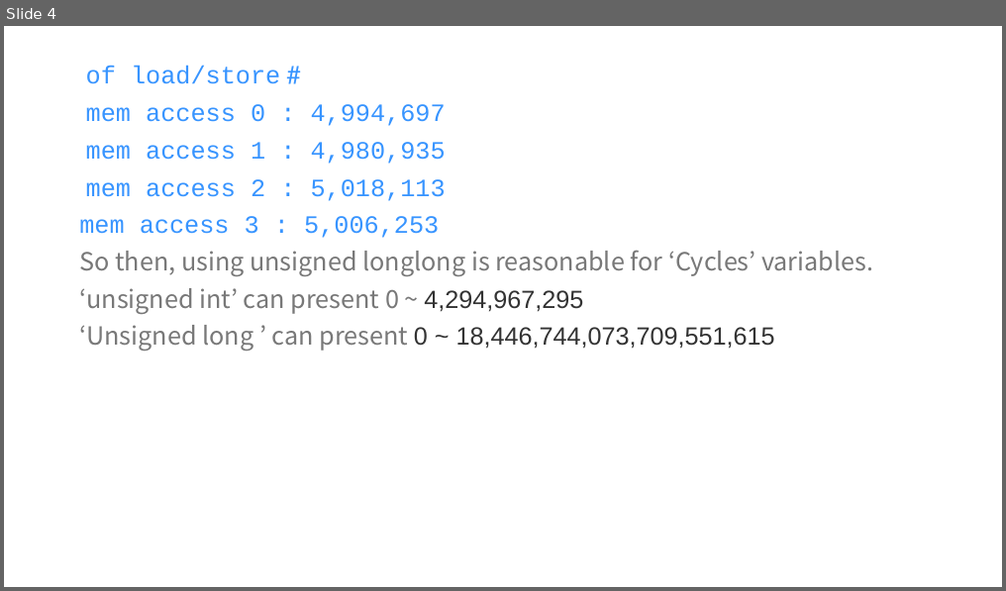
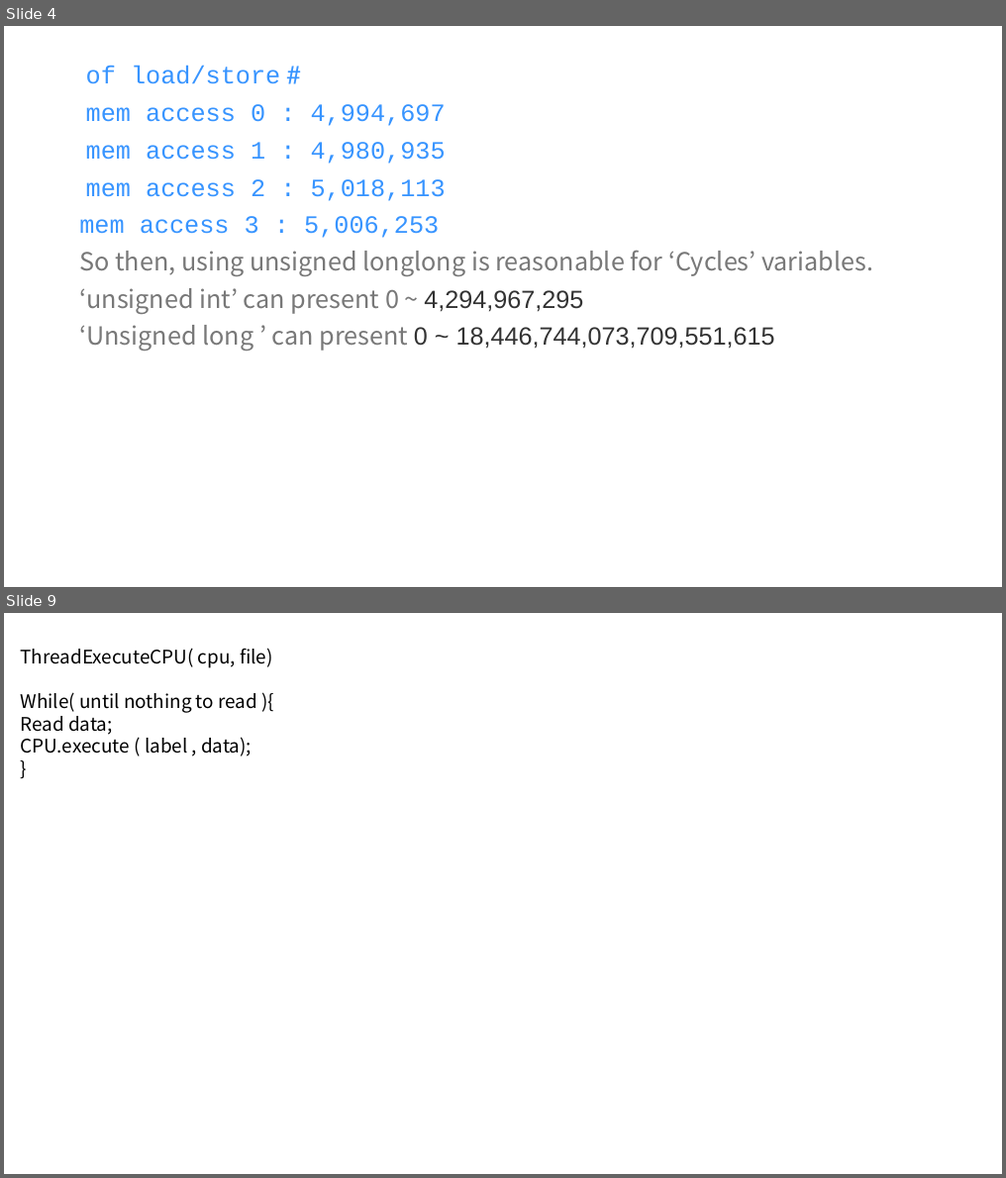
Before and after one commit to GillchLee/CS4223, a slide deck: assignment2/Assignment2.pptx. Shown one above the other, each under a label of ours: slide 4 before the commit, slides 4 and 9 after it; the slides between them are not shown. The pictures are 1006x591 and 1006x1178 pixels, drawn with LibreOffice and Linux fonts; fonts in the diff are those of the drawing. Boxes give left, top, right and bottom in pixels: in the first picture for what was removed or moved away, otherwise in the second. Text is boxed around its words. In the diff, an @@ line names an element or a change of style, - is before the commit and + after.

Commit message:
Execute cpu

```diff
--- a/assignment2/Assignment2.pptx
+++ b/assignment2/Assignment2.pptx
@@ slide 9 added at (4,613,1002,1174), background #FFFFFF @@
@@ text added at (21,648,273,757), 18 pt, text #000000 @@
+ThreadExecuteCPU( cpu, file)
+While( until nothing to read ){
+Read data;
+CPU.execute ( label , data);
+}
```
Also in this commit, not shown: 2 slides changed, 2 other slides added, 1 slide removed.
